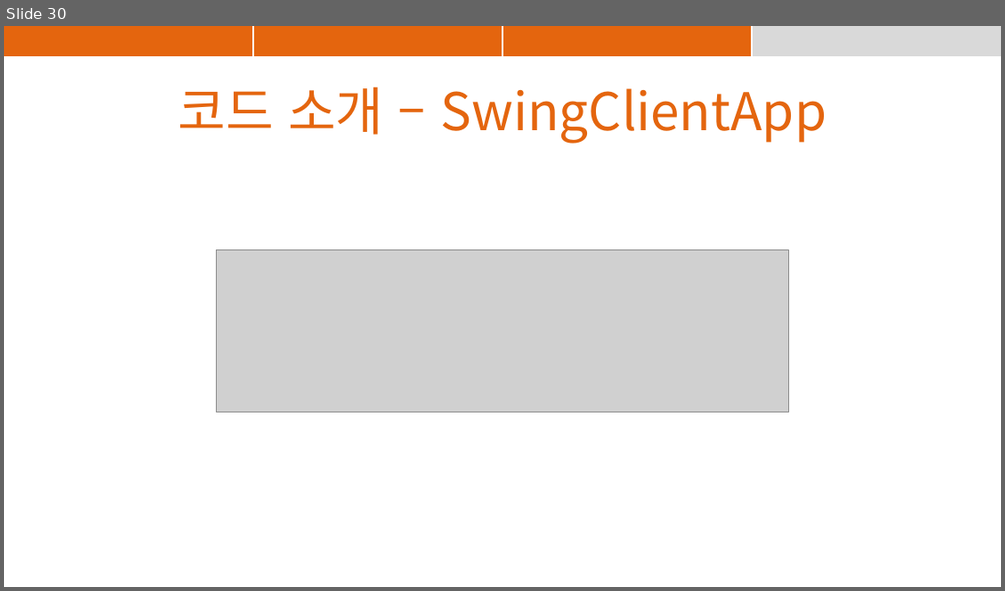
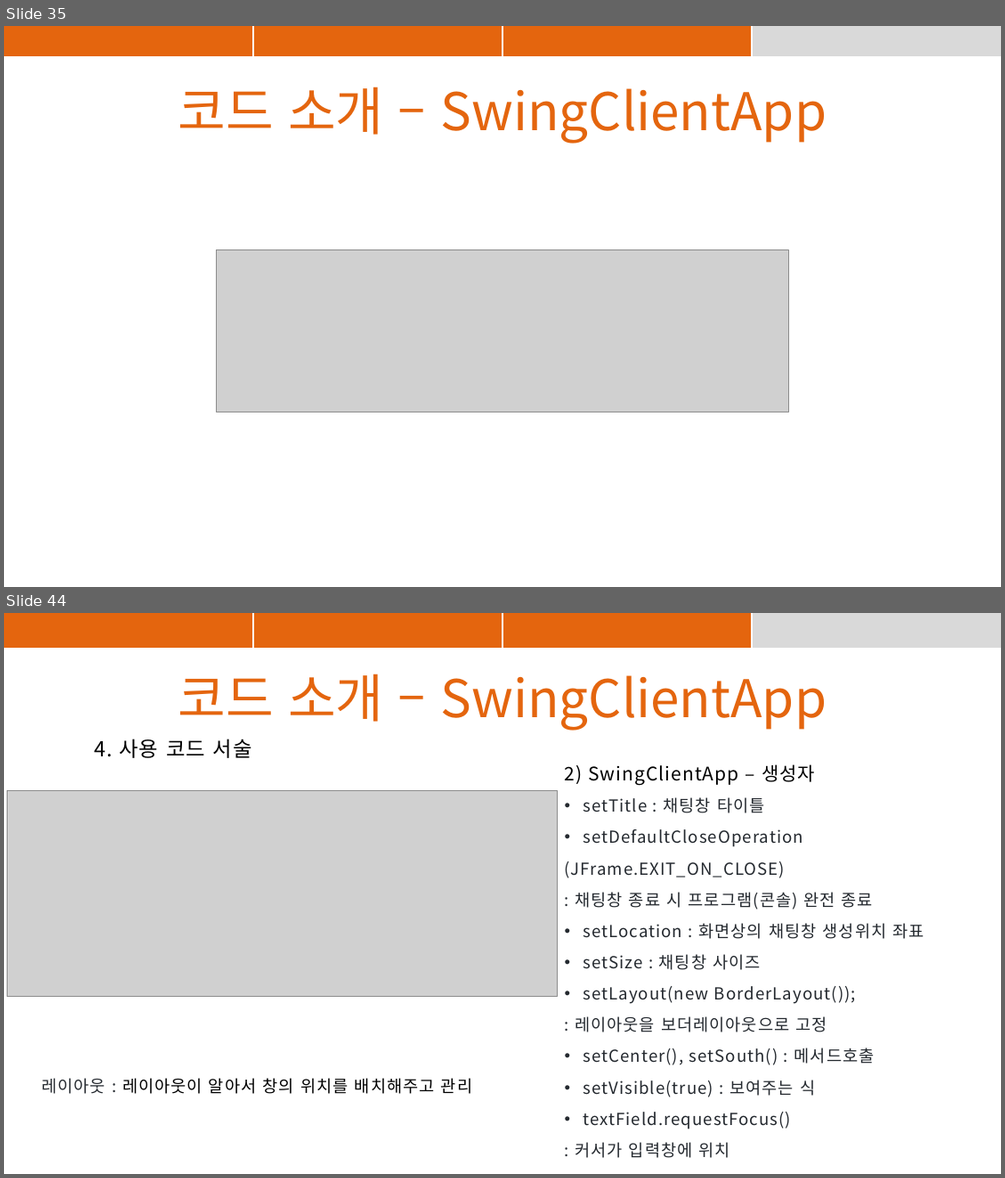
Before and after one commit to suyons/strangechat, a slide deck: StrangeChat_PPT.pptx. Shown one above the other, each under a label of ours: slide 30 before the commit, slides 35 and 44 after it; the slides between them are not shown. The pictures are 1005x591 and 1005x1178 pixels, drawn with LibreOffice and Linux fonts; fonts in the diff are those of the drawing; grey boxes stand for pictures. Boxes give left, top, right and bottom in pixels: in the first picture for what was removed or moved away, otherwise in the second. Text is boxed around its words. In the diff, an @@ line names an element or a change of style, - is before the commit and + after.

```diff
--- a/StrangeChat_PPT.pptx
+++ b/StrangeChat_PPT.pptx
@@ slide 44 added at box(4, 613, 1001, 1174), background #FFFFFF @@
@@ table added at box(4, 613, 1000, 643), 1 rows, 4 columns @@
+ |  |  | 
@@ text added at box(178, 674, 827, 730), 50 pt, text #E4650E @@
+코드 소개 – SwingClientApp
@@ text added at box(94, 738, 252, 758), 20 pt, text #000000 @@
+4. 사용 코드 서술
@@ text added at box(565, 764, 924, 1158), 16 pt, text #24292F @@
+2) SwingClientApp – 생성자
+• setTitle : 채팅창 타이틀
+• setDefaultCloseOperation
+(JFrame.EXIT_ON_CLOSE)
+: 채팅창 종료 시 프로그램(콘솔) 완전 종료
+• setLocation : 화면상의 채팅창 생성위치 좌표
+• setSize : 채팅창 사이즈
+• setLayout(new BorderLayout());
+: 레이아웃을 보더레이아웃으로 고정
+• setCenter(), setSouth() : 메서드호출
+• setVisible(true) : 보여주는 식
+• textField.requestFocus()
+: 커서가 입력창에 위치
@@ picture added at box(7, 790, 557, 997) @@
@@ text added at box(41, 1078, 472, 1094), 16 pt, text #000000 @@
+레이아웃 : 레이아웃이 알아서 창의 위치를 배치해주고 관리
@@ what was slide 30 is now slide 35 @@
```
Also in this commit, not shown: 35 other slides added, 1 other file.
